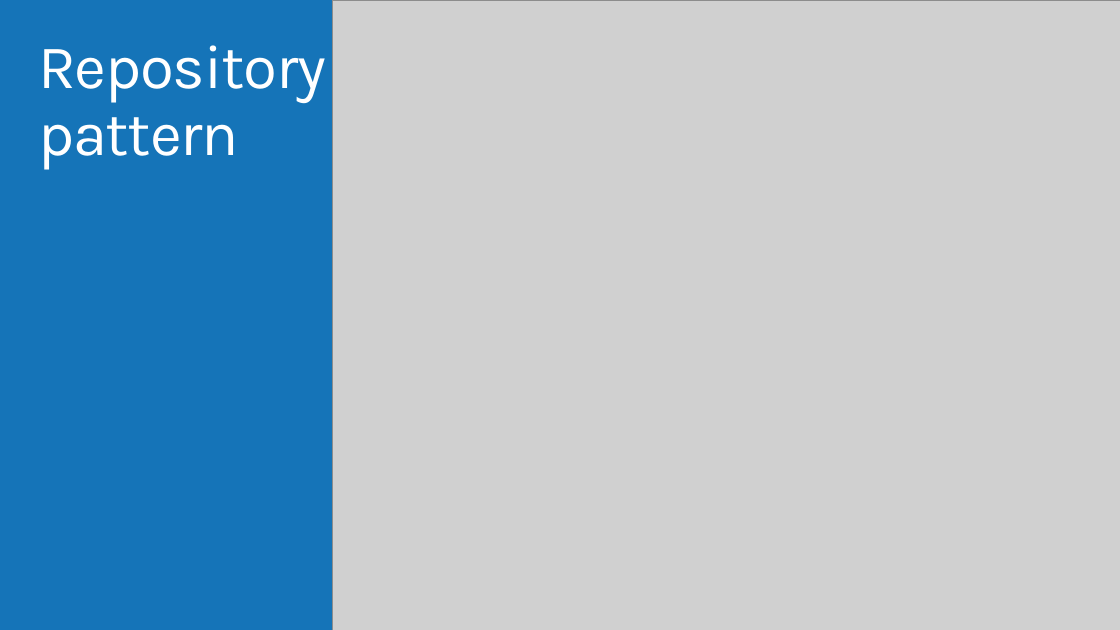
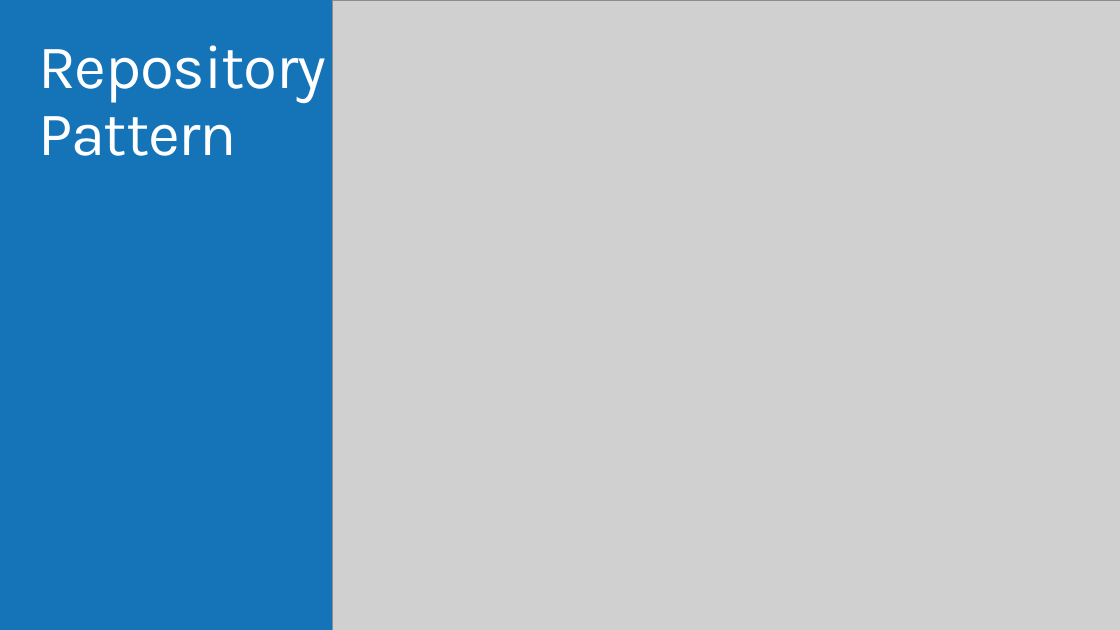
Before and after one commit to AzureCAT-GSI/Modern-Apps, a slide deck: slide 31 of Architecting for Modern Cloud Applications.pptx. Drawn at 1120x630 pixels with LibreOffice and Linux fonts; fonts in the diff are those of the drawing; grey boxes stand for pictures; background and template pictures are left out. Boxes give left, top, right and bottom in pixels: in the first picture for what was removed or moved away, otherwise in the second. Text is boxed around its words. In the diff, an @@ line names an element or a change of style, - is before the commit and + after.

```diff
--- a/Architecting for Modern Cloud Applications.pptx
+++ b/Architecting for Modern Cloud Applications.pptx
@@ title at (x1=38, y1=45, x2=326, y2=156): text changed @@
-Repository
-pattern
+Repository
+Pattern
```
Also in this commit, not shown: 10 other slides changed, 1 slide added, 1 slide removed.
